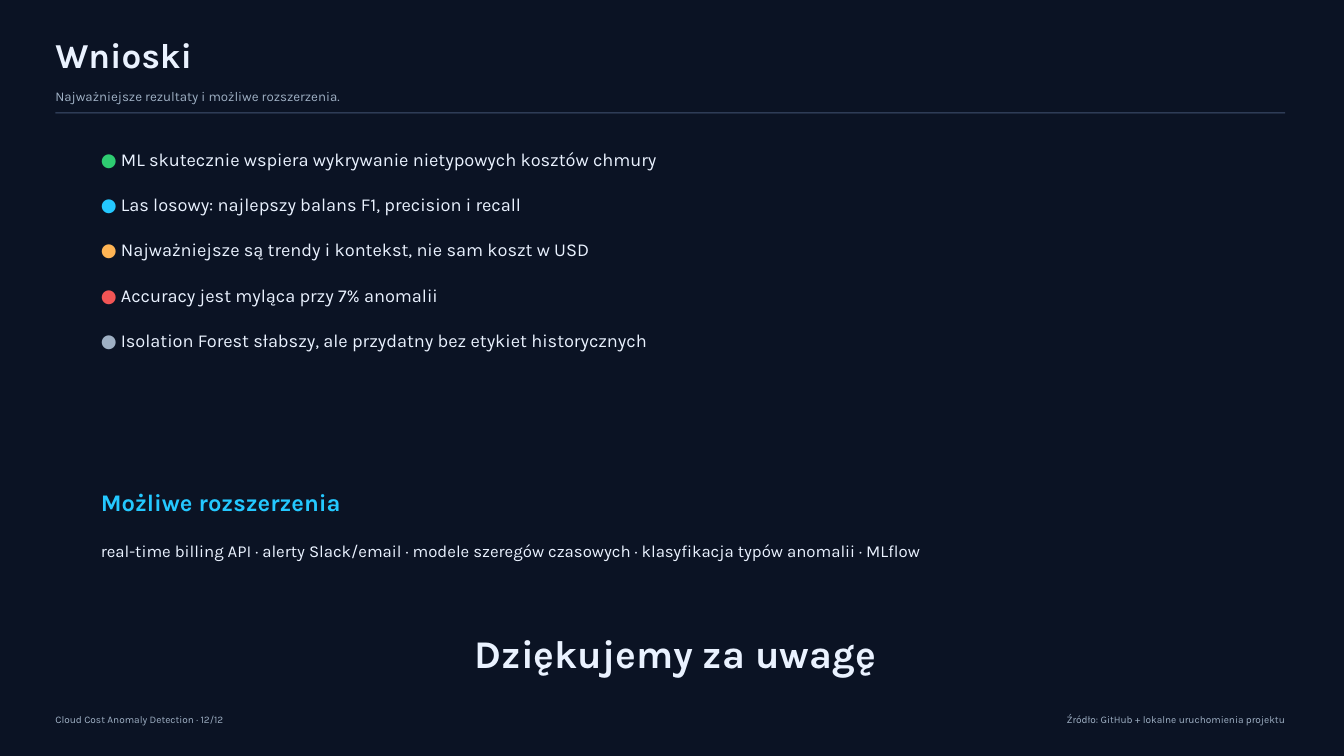
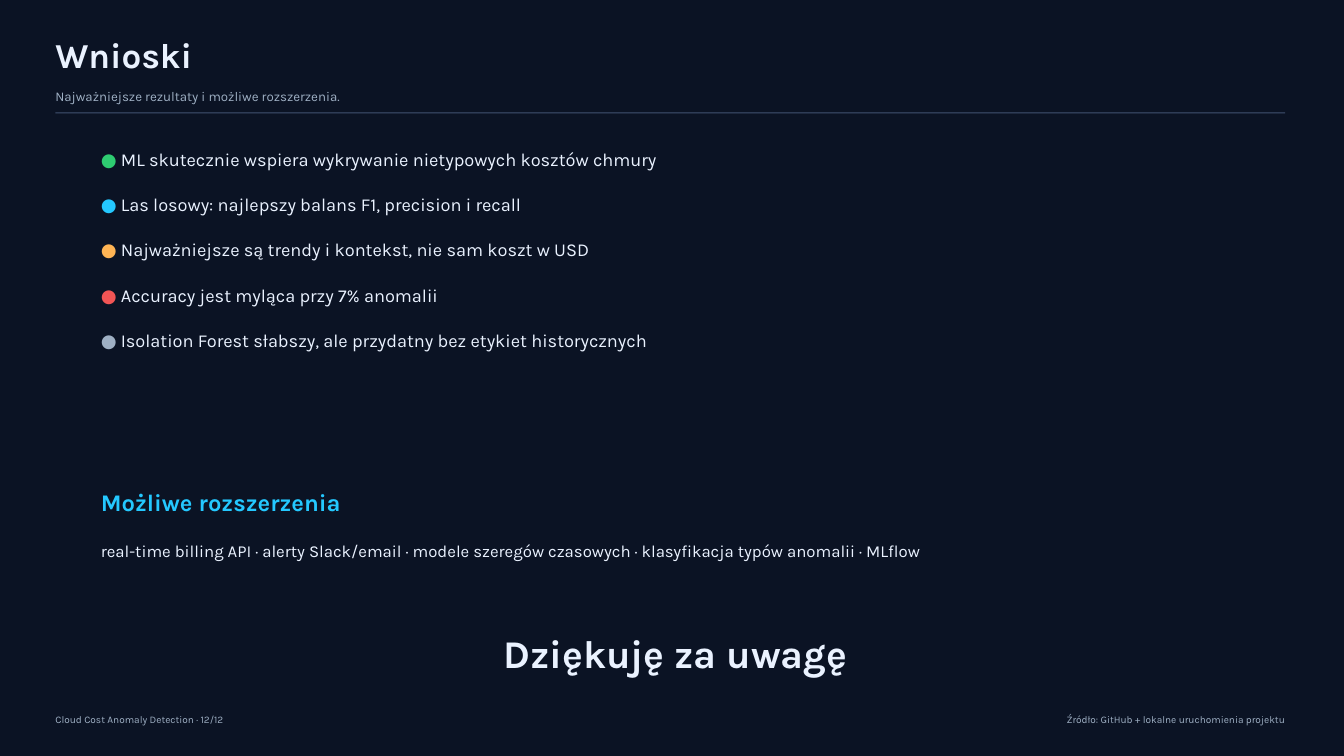
Before and after one commit to maksimIvanouski/Cloud_Cost_Anomaly_Detection, a slide deck: slide 12 of reports/cloud_cost_anomaly_detection_presentation.pptx. Drawn at 1344x756 pixels with LibreOffice and Linux fonts; fonts in the diff are those of the drawing. Boxes give left, top, right and bottom in pixels: in the first picture for what was removed or moved away, otherwise in the second. Text is boxed around its words. In the diff, an @@ line names an element or a change of style, - is before the commit and + after.

Commit message:
Edits in presentation

```diff
--- a/reports/cloud_cost_anomaly_detection_presentation.pptx
+++ b/reports/cloud_cost_anomaly_detection_presentation.pptx
@@ text at (503,640,848,678): text changed @@
-Dziękujemy za uwagę
+Dziękuję za uwagę
```
